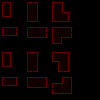
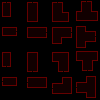
Revision of a layered w=100, h=100 image; what changed, layer by layer:
added layer "Layer 17" above "Layer 15" over [left=76, top=1, right=98, bottom=98]
